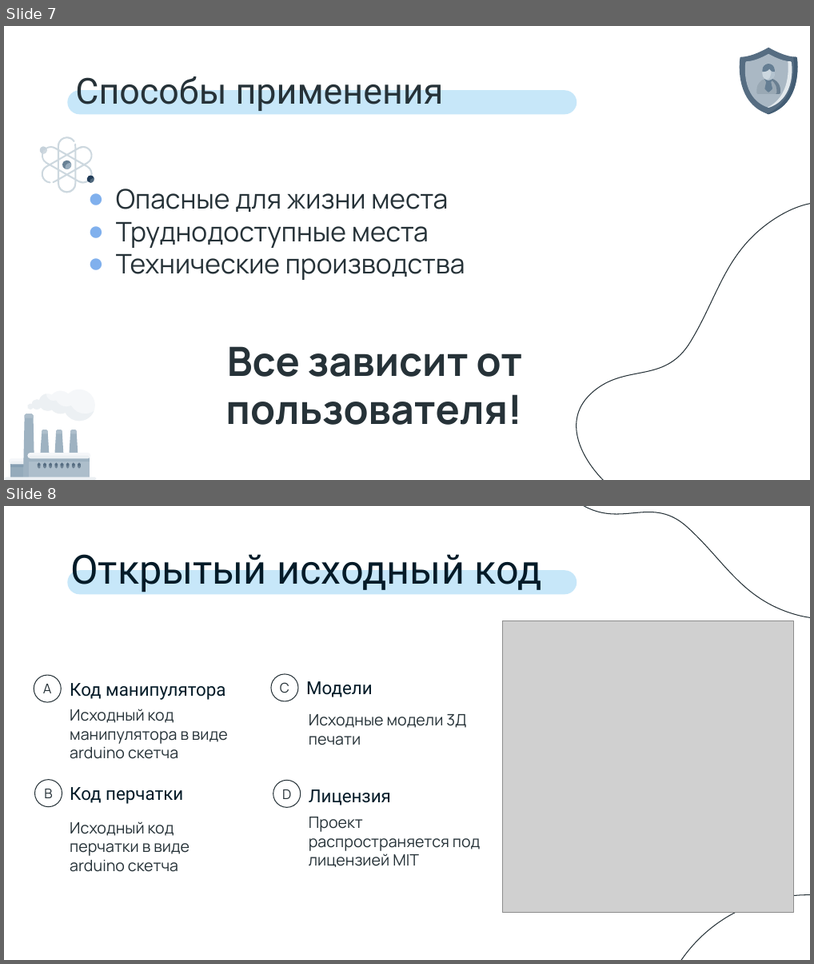
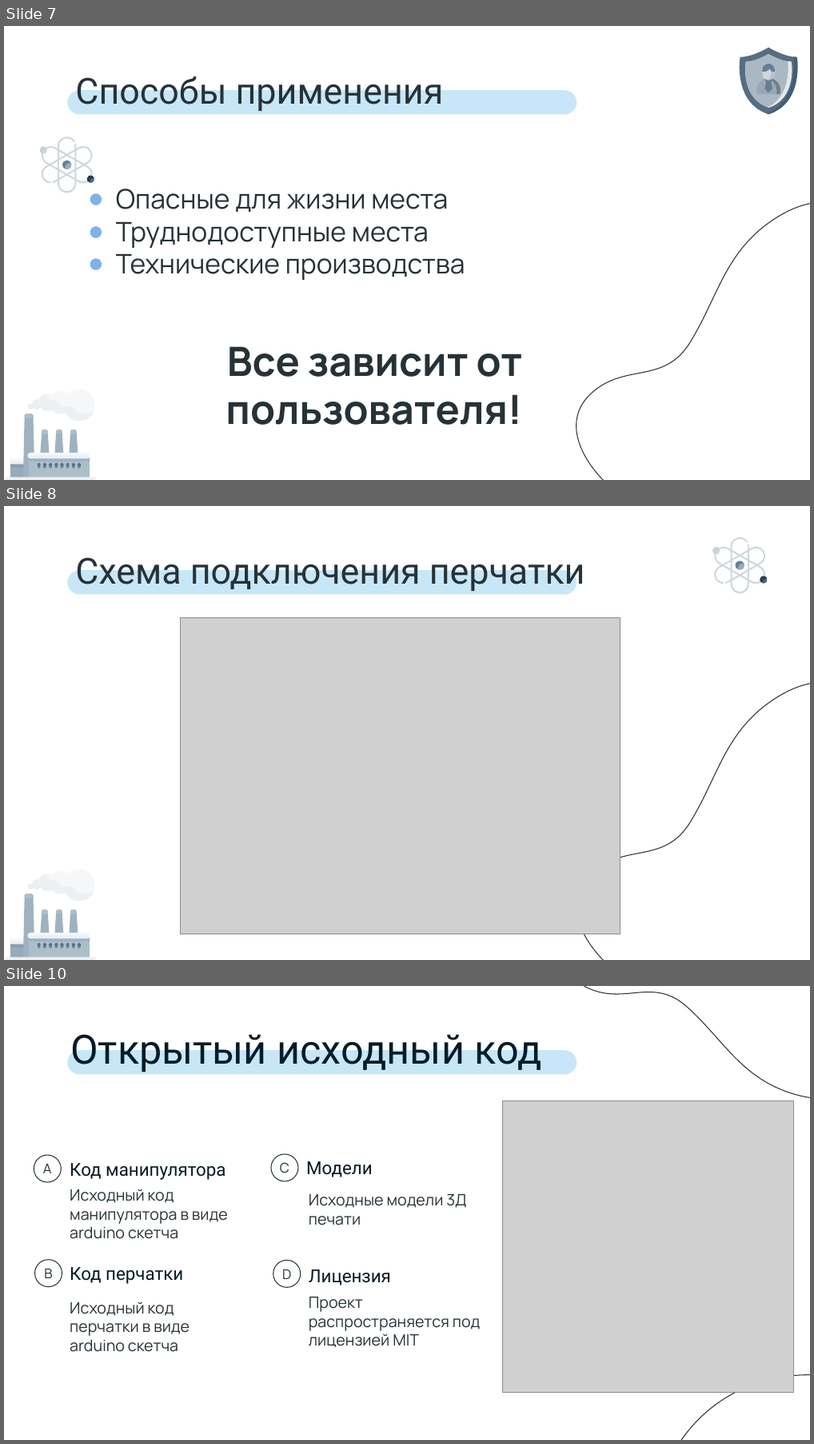
Before and after one commit to voronov-nikita/arm, a slide deck: doc/презентация.pptx. Shown one above the other, each under a label of ours: slides 7 and 8 before the commit, slides 7, 8 and 10 after it; the slides between them are not shown. The pictures are 814x964 and 814x1444 pixels, drawn with LibreOffice and Linux fonts; fonts in the diff are those of the drawing; grey boxes stand for pictures. Boxes give left, top, right and bottom in pixels: in the first picture for what was removed or moved away, otherwise in the second. Text is boxed around its words. In the diff, an @@ line names an element or a change of style, - is before the commit and + after.

```diff
--- a/doc/презентация.pptx
+++ b/doc/презентация.pptx
@@ slide 8 added at [4,506,810,960], background #FFFFFF; not listed: 2 template elements that a slide beside it also shows @@
@@ title added at [75,551,586,593], 32 pt, text #263238 @@
+Схема подключения перчатки
@@ group added at [711,537,768,594]: 7 freeform shapes @@
@@ picture added at [180,618,620,934] @@
@@ group added at [4,869,99,960]: 35 freeform shapes @@
@@ what was slide 8 is now slide 10 @@
```
Also in this commit, not shown: 1 other slide added, 1 other file.
